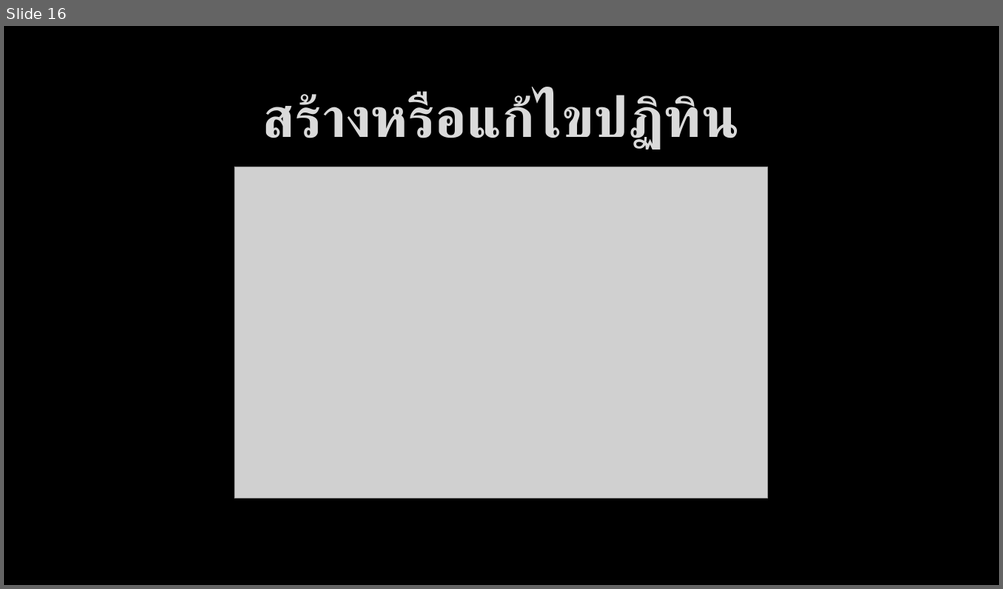
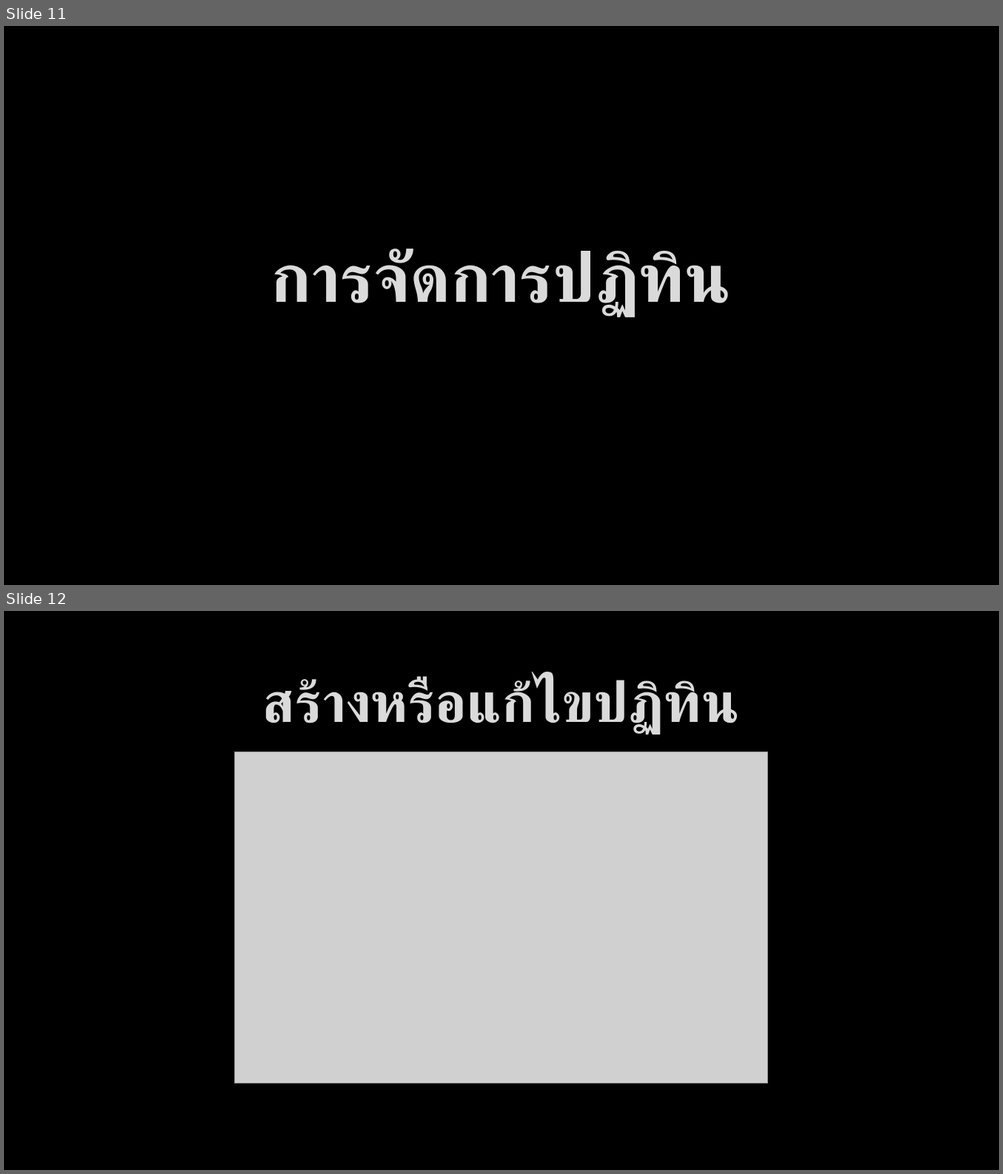
Before and after one commit to bratchasak/gcalendar, a slide deck: Google Calendar.pptx. Shown one above the other, each under a label of ours: slide 16 before the commit, slides 11 and 12 after it. The pictures are 1003x589 and 1003x1174 pixels, drawn with LibreOffice and Linux fonts; fonts in the diff are those of the drawing; grey boxes stand for pictures; background and template pictures are left out. Boxes give left, top, right and bottom in pixels: in the first picture for what was removed or moved away, otherwise in the second. Text is boxed around its words. In the diff, an @@ line names an element or a change of style, - is before the commit and + after.

```diff
--- a/Google Calendar.pptx
+++ b/Google Calendar.pptx
@@ slide 11 added at (4, 26, 999, 585), background picture (left out) @@
@@ title added at (271, 249, 731, 318), 66 pt, text #DADADA, bold @@
+การจัดการปฏิทิน
@@ what was slide 16 is now slide 12 @@
```
Also in this commit, not shown: 1 slide changed, 5 other slides added, 1 slide removed, 5 other files.
